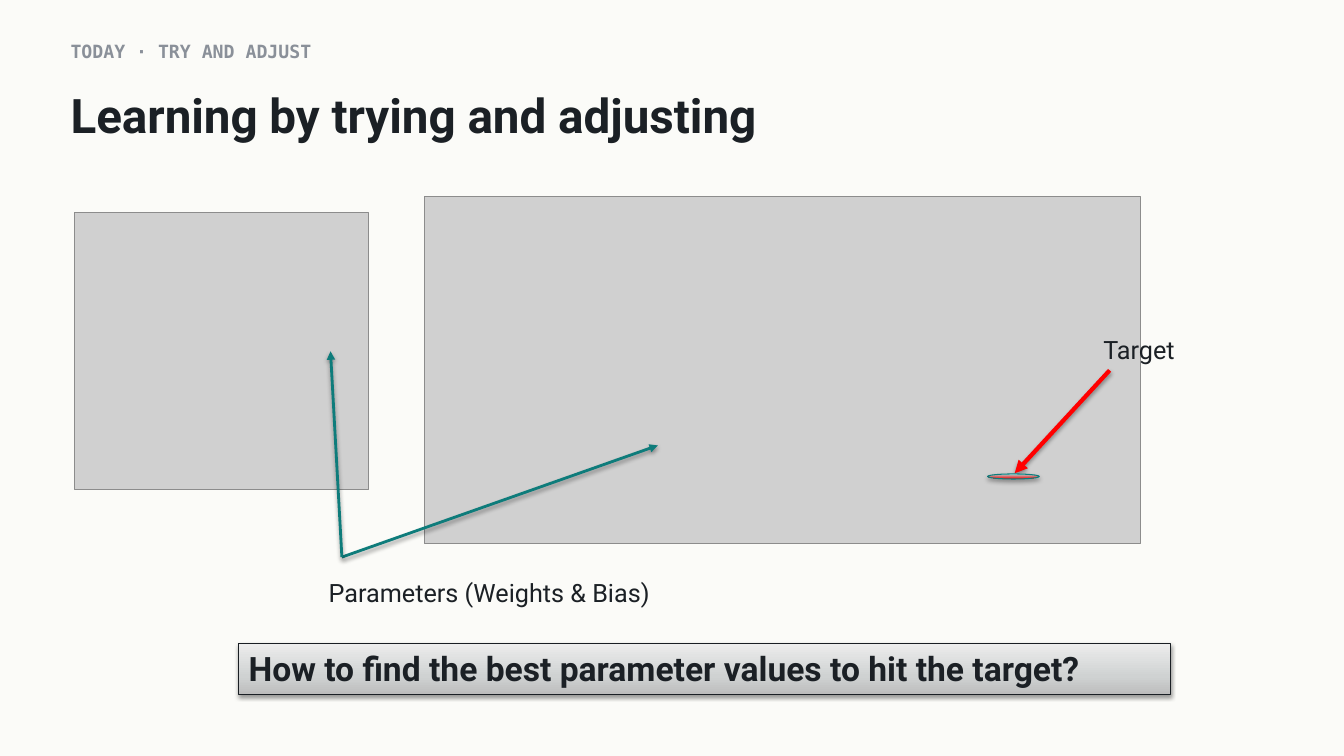
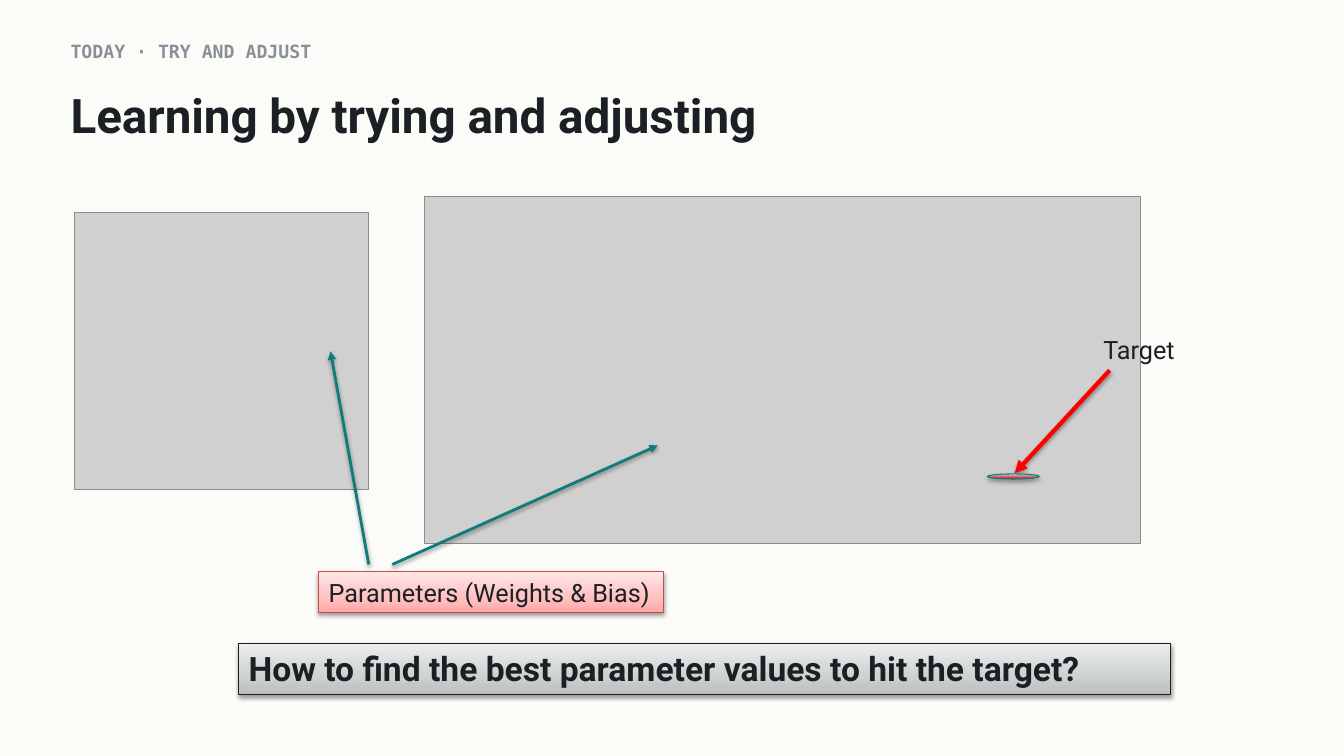
Before and after one commit to indigobio/msacl_dl_course, a slide deck: slide 3 of slides/pptx/lecture02_training.pptx. Drawn at 1344x756 pixels with LibreOffice and Linux fonts; fonts in the diff are those of the drawing; grey boxes stand for pictures. Boxes give left, top, right and bottom in pixels: in the first picture for what was removed or moved away, otherwise in the second. Text is boxed around its words. In the diff, an @@ line names an element or a change of style, - is before the commit and + after.

```diff
--- a/slides/pptx/lecture02_training.pptx
+++ b/slides/pptx/lecture02_training.pptx
@@ arrow moved from (342, 558) - (331, 352) to (369, 565) - (331, 352) @@
@@ arrow moved from (342, 558) - (658, 446) to (392, 565) - (658, 446) @@
@@ rectangle "Parameters (Weights & Bias)": place and size @@
-rectangle "Parameters (Weights & Bias)" at (329,582,649,608)
+rectangle "Parameters (Weights & Bias)" at (319,572,663,612)
@@ rectangle "Parameters (Weights & Bias)" at (319,572,663,612): fill none to gradient #FFA9A7 to #FFC2C1 to #FFE8E7; outline none to #C34F4A 0.75 pt; shadow on @@
```
Also in this commit, not shown: 2 other slides changed, 16 other files.
